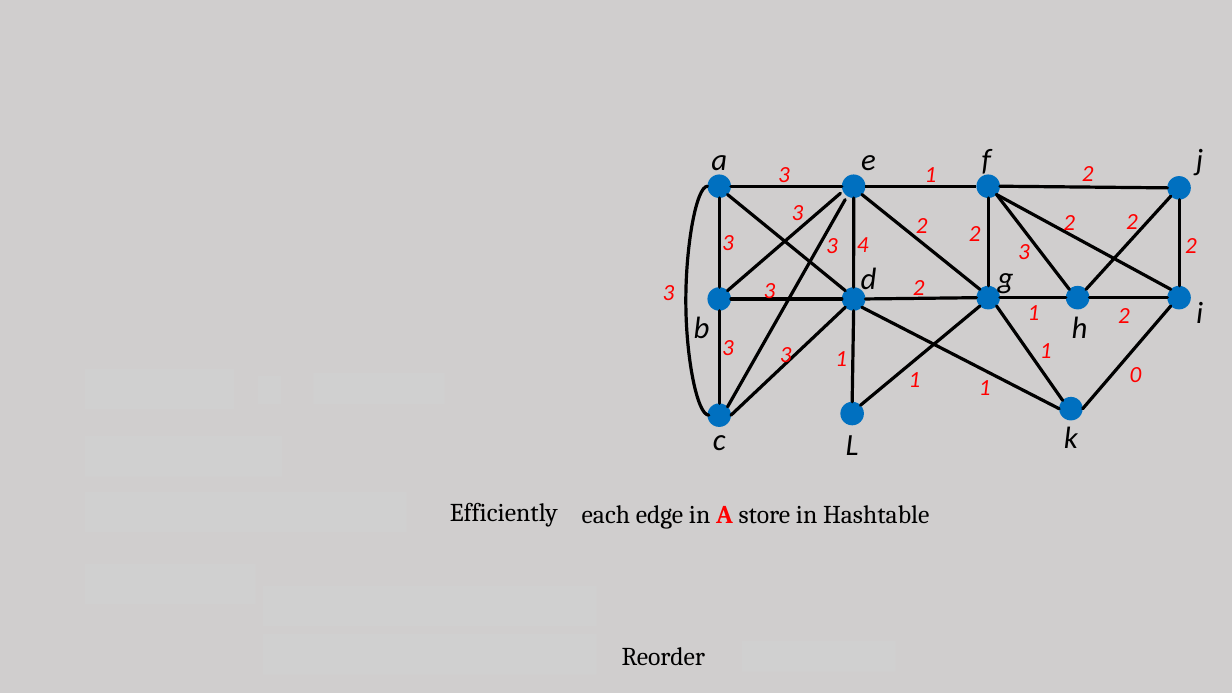
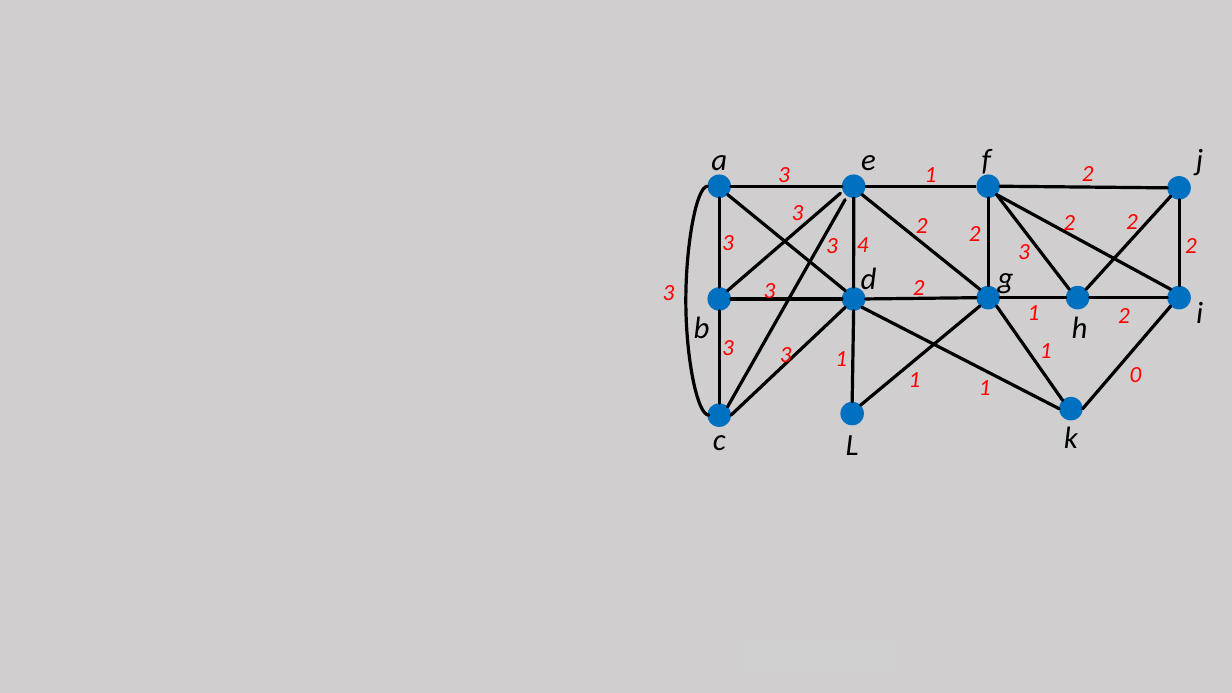
Before and after one commit to tianzhuwei/PPT, a slide deck: slide 15 of 魏天柱--Truss decomposition in massive networks.pptx (slide 14 before the commit). Drawn at 1232x693 pixels with LibreOffice and Linux fonts; fonts in the diff are those of the drawing; grey boxes stand for pictures. Boxes give left, top, right and bottom in pixels: in the first picture for what was removed or moved away, otherwise in the second. Text is boxed around its words. In the diff, an @@ line names an element or a change of style, - is before the commit and + after.

Commit message:
update

```diff
--- a/魏天柱--Truss decomposition in massive networks.pptx
+++ b/魏天柱--Truss decomposition in massive networks.pptx
@@ text removed at (450,503,558,527) @@
-Efficiently
@@ text removed at (582,505,929,529) @@
-each edge in A store in Hashtable
@@ text removed at (622,647,706,665) @@
-Reorder
```
Also in this commit, not shown: 1 other slide changed, 3 slides added.
